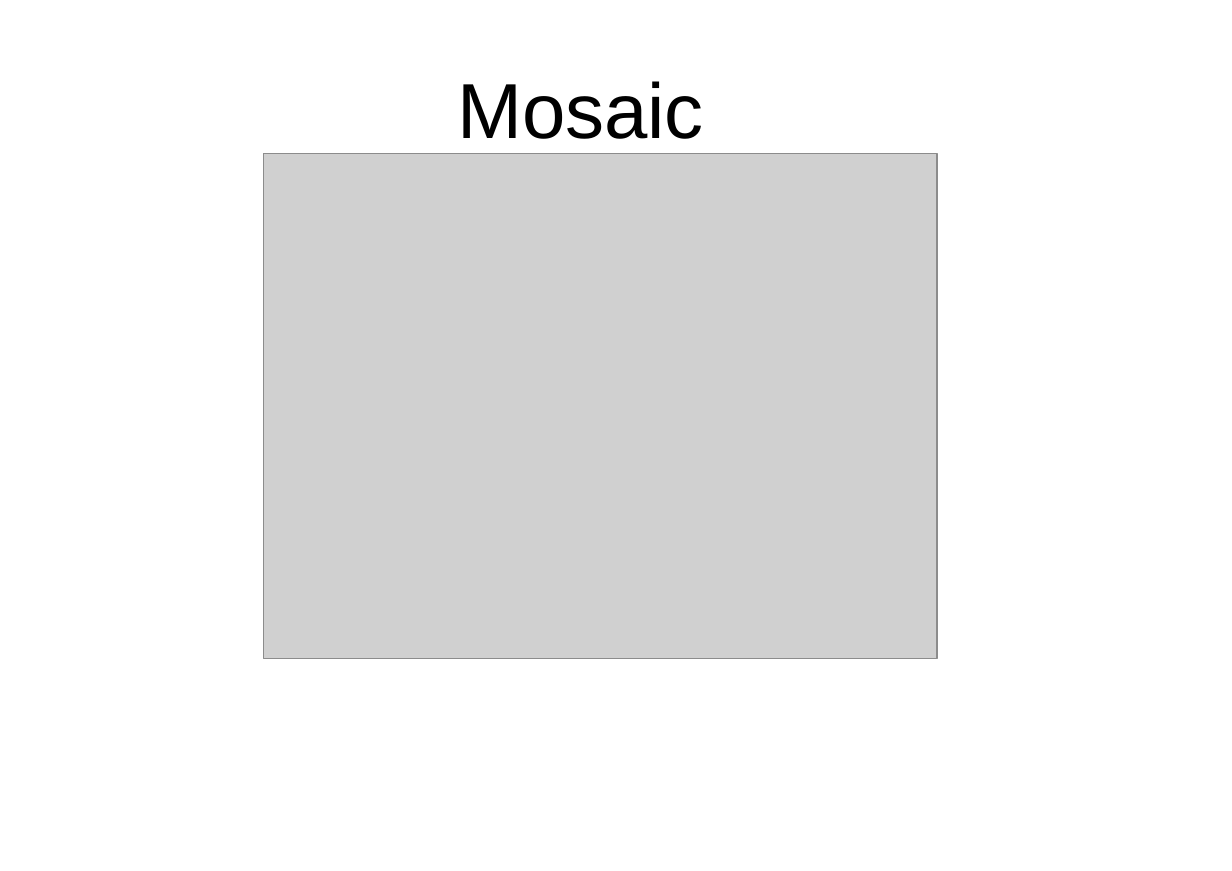
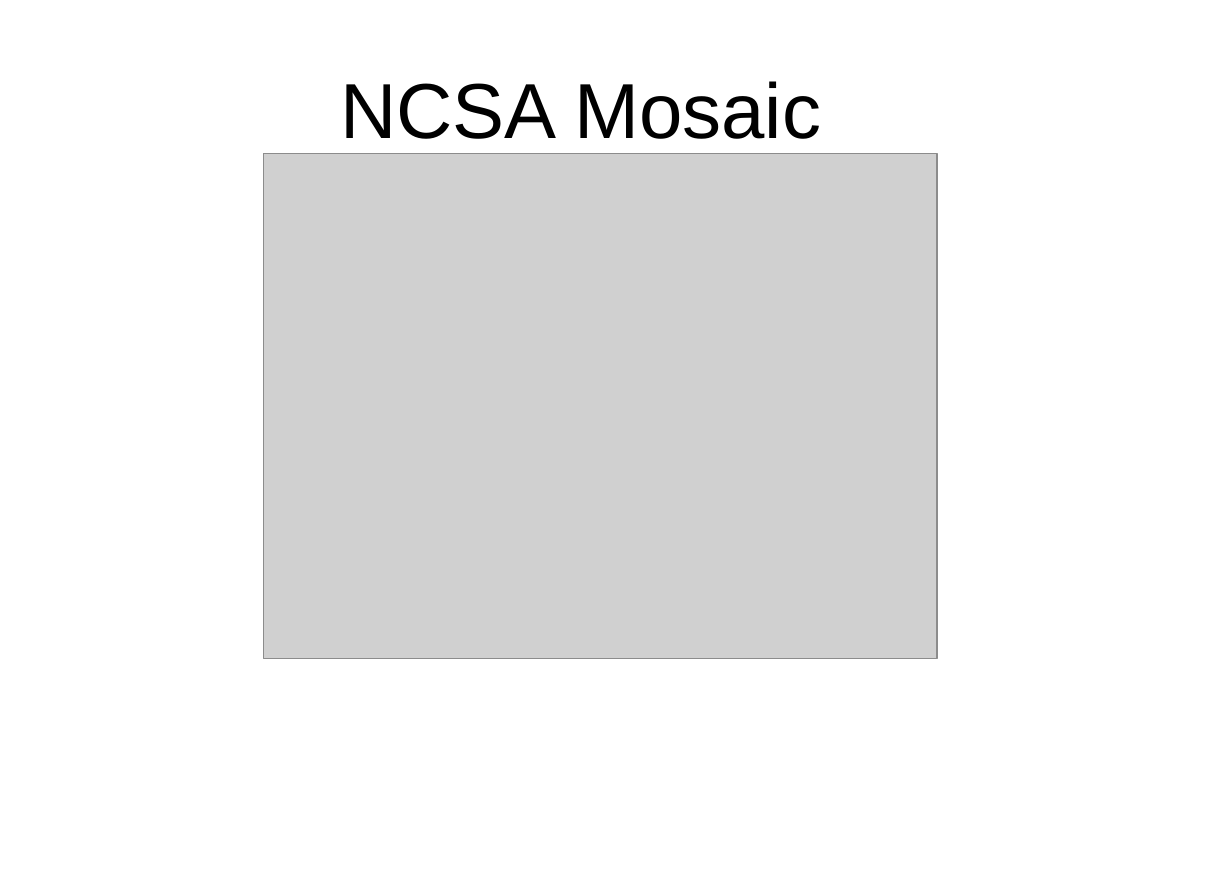
Before and after one commit to peterborkuti/other, a slide deck: slide 13 of JavaScriptBasics/jsbasics-slide.odp (slide 12 before the commit). Drawn at 1232x871 pixels with LibreOffice and Linux fonts; fonts in the diff are those of the drawing; grey boxes stand for pictures; background and template pictures are left out. Boxes give left, top, right and bottom in pixels: in the first picture for what was removed or moved away, otherwise in the second. Text is boxed around its words. In the diff, an @@ line names an element or a change of style, - is before the commit and + after.

```diff
--- a/JavaScriptBasics/jsbasics-slide.odp
+++ b/JavaScriptBasics/jsbasics-slide.odp
@@ title at (340,81,821,139): text changed @@
-Mosaic
+NCSA Mosaic
```
Also in this commit, not shown: 5 other slides changed, 6 slides added, 8 other files.
